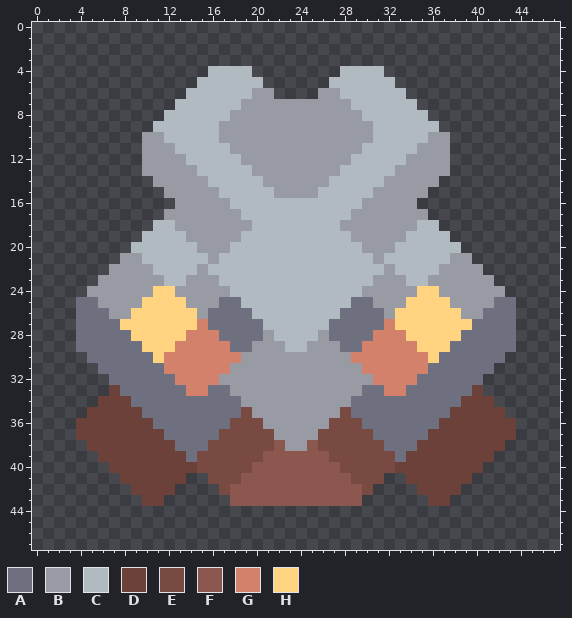
Pixel-art sprite: sprites/commander/commander.png. Above: the version before the commit.
The file is 48x48 pixels.
Palette (. is transparent): A #6e7080  B #989aa4  C #b0bac0  D #6b4139  E #784a42  F #8c574f  G #d4816b  H #ffd37f
Pixels before, first column x 4:
 4 ............CCCC........CCCC............
 5 ...........CCCCCC......CCCCCC...........
 6 ..........CCCCCCBB....BBCCCCCC..........
 7 .........CCCCCCBBBBBBBBBBCCCCCC.........
 8 ........CCCCCCBBBBBBBBBBBBCCCCCC........
 9 .......CCCCCCBBBBBBBBBBBBBBCCCCCC.......
10 ......BBCCCCCBBBBBBBBBBBBBBCCCCCBB......
11 ......BBBCCCCCBBBBBBBBBBBBCCCCCBBB......
12 ......BBBBCCCCCBBBBBBBBBBCCCCCBBBB......
13 ......BBBBBCCCCCBBBBBBBBCCCCCBBBBB......
14 .......BBBBBCCCCCBBBBBBCCCCCBBBBB.......
15 ........BBBBBCCCCCBBBBCCCCCBBBBB........
16 .........BBBBBCCCCCCCCCCCCBBBBB.........
17 ........BBBBBBBCCCCCCCCCCBBBBBBB........
18 .......CCBBBBBBBCCCCCCCCBBBBBBBCC.......
19 ......CCCCBBBBBCCCCCCCCCCBBBBBCCCC......
20 .....CCCCCCBBBCCCCCCCCCCCCBBBCCCCCC.....
21 ....BBCCCCCCBCCCCCCCCCCCCCCBCCCCCCBB....
22 ...BBBBCCCCBCCCCCCCCCCCCCCCCBCCCCBBBB...
23 ..BBBBBBCCBBBCCCCCCCCCCCCCCBBBCCBBBBBB..
24 .BBBBBBHHBBBBBCCCCCCCCCCCCBBBBBHHBBBBBB.
25 AABBBBHHHHBBBAACCCCCCCCCCAABBBHHHHBBBBAA
26 AAABBHHHHHHBAAAACCCCCCCCAAAABHHHHHHBBAAA
27 AAAAHHHHHHHGAAAAACCCCCCAAAAAGHHHHHHHAAAA
28 AAAAAHHHHHGGGAAAABCCCCBAAAAGGGHHHHHAAAAA
29 AAAAAAHHHGGGGGAABBBCCBBBAAGGGGGHHHAAAAAA
30 .AAAAAAHGGGGGGGBBBBBBBBBBGGGGGGGHAAAAAA.
31 ..AAAAAAGGGGGGBBBBBBBBBBBBGGGGGGAAAAAA..
32 ...AAAAAAGGGGBBBBBBBBBBBBBBGGGGAAAAAA...
33 ...DAAAAAAGGAABBBBBBBBBBBBAAGGAAAAAAD...
34 ..DDDAAAAAAAAAABBBBBBBBBBAAAAAAAAAADDD..
35 .DDDDDAAAAAAAAAEBBBBBBBBEAAAAAAAAADDDDD.
36 DDDDDDDAAAAAAAEEEBBBBBBEEEAAAAAAADDDDDDD
37 DDDDDDDDAAAAAEEEEEBBBBEEEEEAAAAADDDDDDDD
38 .DDDDDDDDAAAEEEEEEFBBFEEEEEEAAADDDDDDDD.
39 ..DDDDDDDDAEEEEEEFFFFFFEEEEEEADDDDDDDD..
40 ...DDDDDDDDEEEEEFFFFFFFFEEEEEDDDDDDDD...
41 ....DDDDDD..EEEFFFFFFFFFFEEE..DDDDDD....
42 .....DDDD....EFFFFFFFFFFFFE....DDDD.....
43 ......DD......FFFFFFFFFFFF......DD......
The same view after the edit:
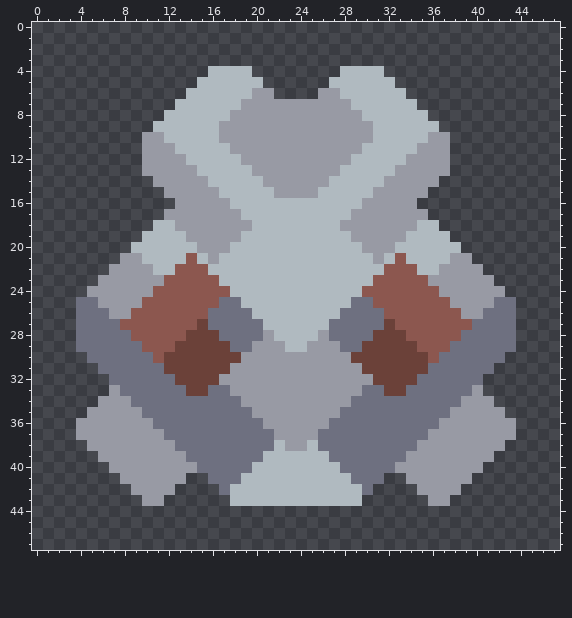
Edits made:
Changed rows in their new state; - is an unchanged pixel.
first column x 4:
21 ----------F------------------F----------
22 ---------FFF----------------FFF---------
23 --------FFFFF--------------FFFFF--------
24 -------FFFFFFF------------FFFFFFF-------
25 ------FFFFFFF--------------FFFFFFF------
26 -----FFFFFFF----------------FFFFFFF-----
27 ----FFFFFFFD----------------DFFFFFFF----
28 -----FFFFFDDD--------------DDDFFFFF-----
29 ------FFFDDDDD------------DDDDDFFF------
30 -------FDDDDDDD----------DDDDDDDF-------
31 --------DDDDDD------------DDDDDD--------
32 ---------DDDD--------------DDDD---------
33 ---B------DD----------------DD------B---
34 --BBB------------------------------BBB--
35 -BBBBB---------A--------A---------BBBBB-
36 BBBBBBB-------AAA------AAA-------BBBBBBB
37 BBBBBBBB-----AAAAA----AAAAA-----BBBBBBBB
38 -BBBBBBBB---AAAAAAC--CAAAAAA---BBBBBBBB-
39 --BBBBBBBB-AAAAAACCCCCCAAAAAA-BBBBBBBB--
40 ---BBBBBBBBAAAAACCCCCCCCAAAAABBBBBBBB---
41 ----BBBBBB--AAACCCCCCCCCCAAA--BBBBBB----
42 -----BBBB----ACCCCCCCCCCCCA----BBBB-----
43 ------BB------CCCCCCCCCCCC------BB------
Boxes around the changes in both pictures, in picture pixels (x1, y1, x2, y2):
changed: (76, 253, 516, 506)
